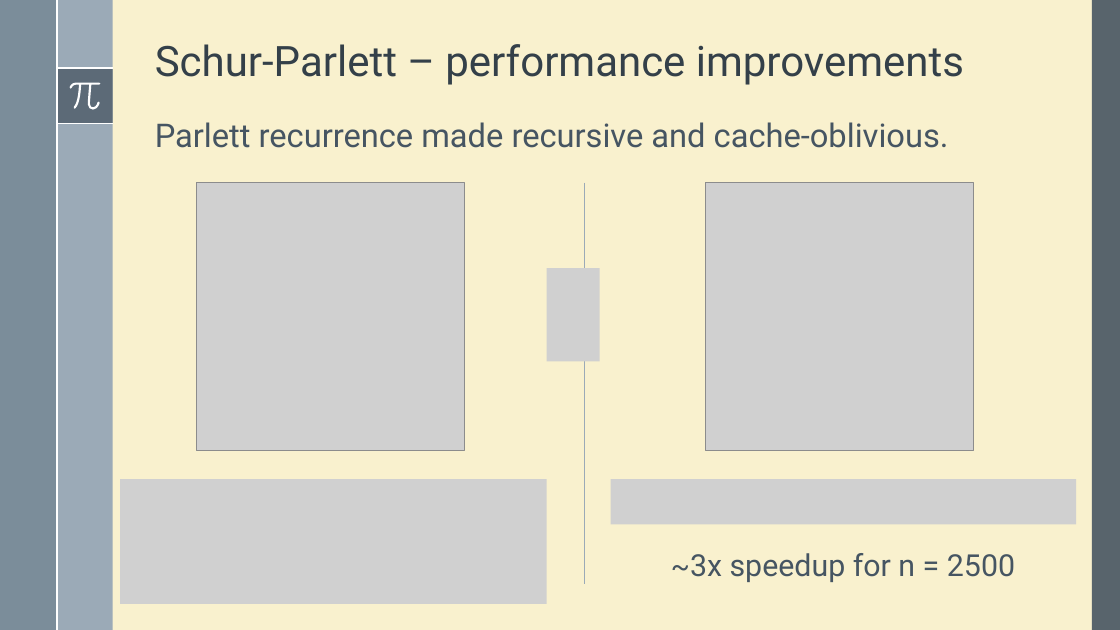
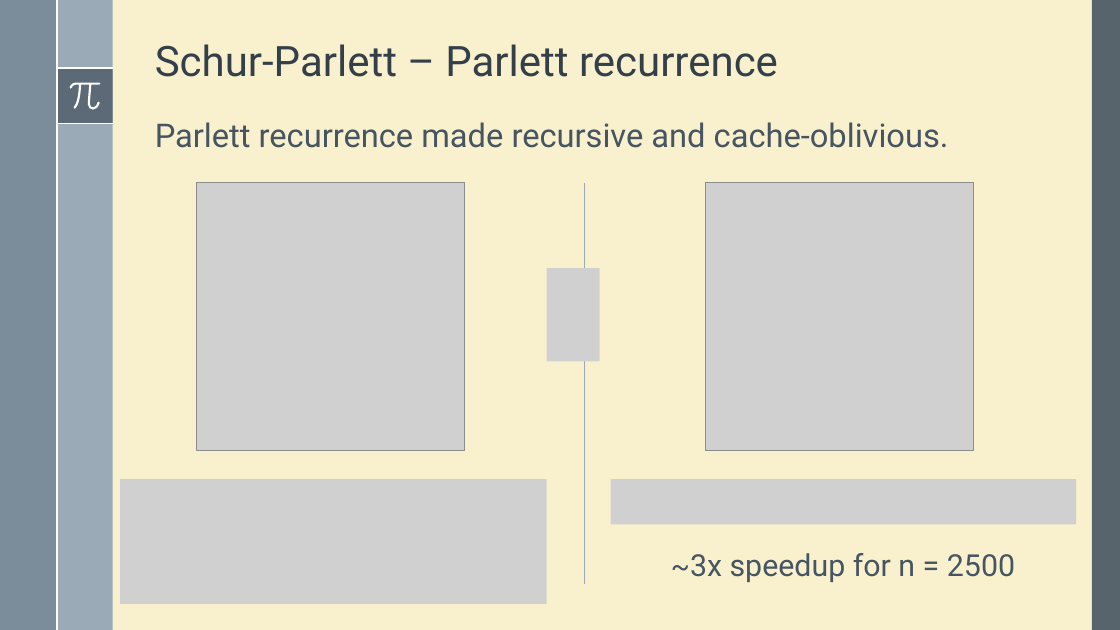
Before and after one commit to robzan8/MatFun.jl, a slide deck: slide 8 of docs/slides pd2ggaln/MatFun.pptx (slide 7 before the commit). Drawn at 1120x630 pixels with LibreOffice and Linux fonts; fonts in the diff are those of the drawing; grey boxes stand for pictures. Boxes give left, top, right and bottom in pixels: in the first picture for what was removed or moved away, otherwise in the second. Text is boxed around its words. In the diff, an @@ line names an element or a change of style, - is before the commit and + after.

```diff
--- a/docs/slides pd2ggaln/MatFun.pptx
+++ b/docs/slides pd2ggaln/MatFun.pptx
@@ title at [155,44,778,77]: text changed @@
-Schur-Parlett – performance improvements
+Schur-Parlett – Parlett recurrence
```
Also in this commit, not shown: 10 other slides changed, 6 slides added, 1 slide removed, 4 other files.
